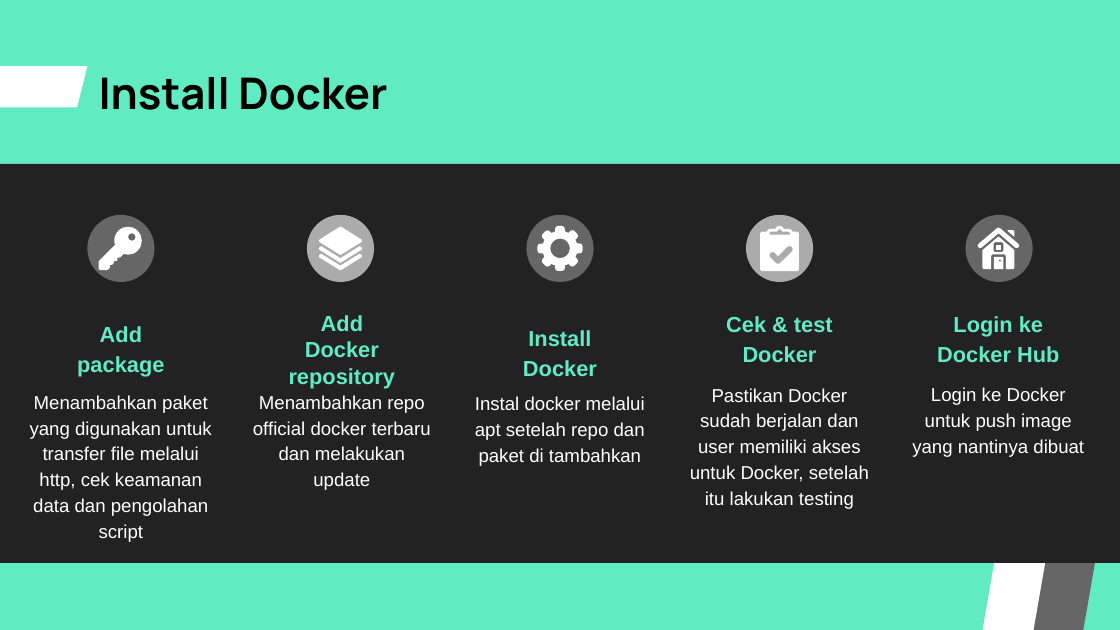
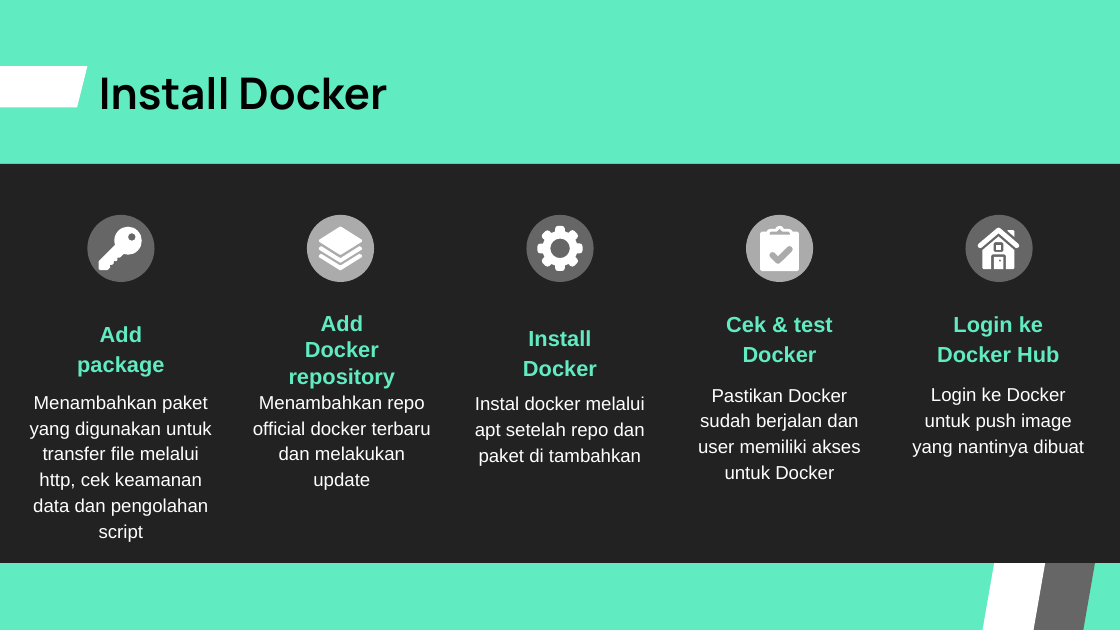
Before and after one commit to igstbagusdharmaputra/DumbwaysBootcamp, a slide deck: slide 4 of dumbweek3/Dumbweek3.pptx. Drawn at 1120x630 pixels with LibreOffice and Linux fonts; fonts in the diff are those of the drawing. Boxes give left, top, right and bottom in pixels: in the first picture for what was removed or moved away, otherwise in the second. Text is boxed around its words. In the diff, an @@ line names an element or a change of style, - is before the commit and + after.

```diff
--- a/dumbweek3/Dumbweek3.pptx
+++ b/dumbweek3/Dumbweek3.pptx
@@ subtitle at [698, 388, 861, 479]: text changed @@
-Pastikan Docker sudah berjalan dan user memiliki akses untuk Docker, setelah itu lakukan testing
+Pastikan Docker sudah berjalan dan user memiliki akses untuk Docker
```
Also in this commit, not shown: 17 other slides changed, 67 slides added, 1 other file.
